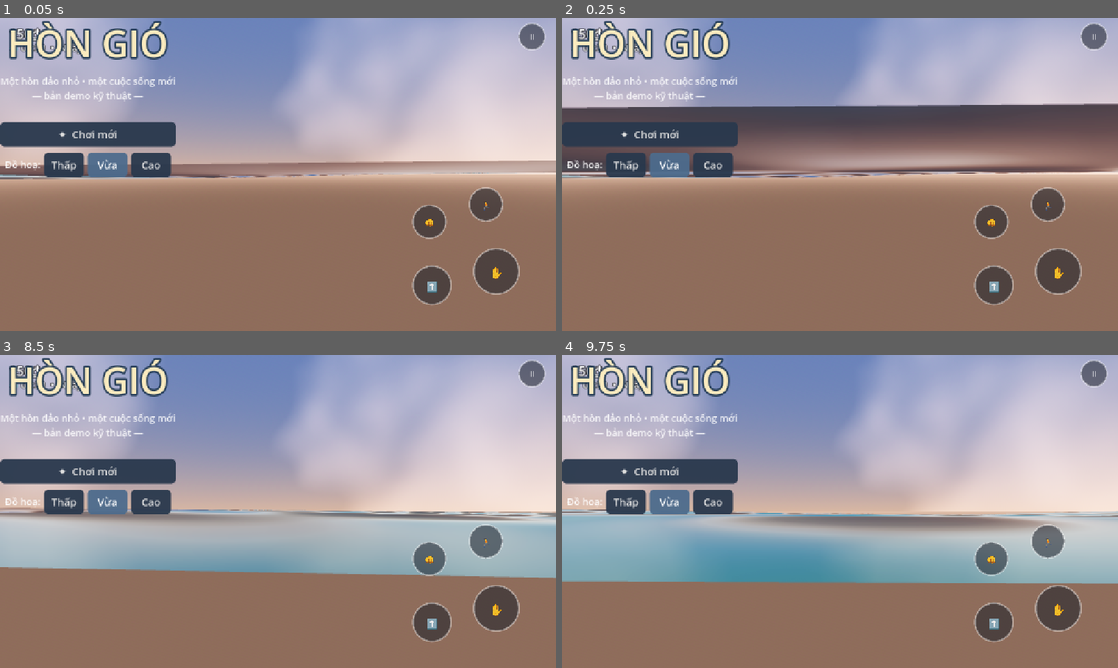
Above: before the commit, frames 1-4 (two rows, left to right).
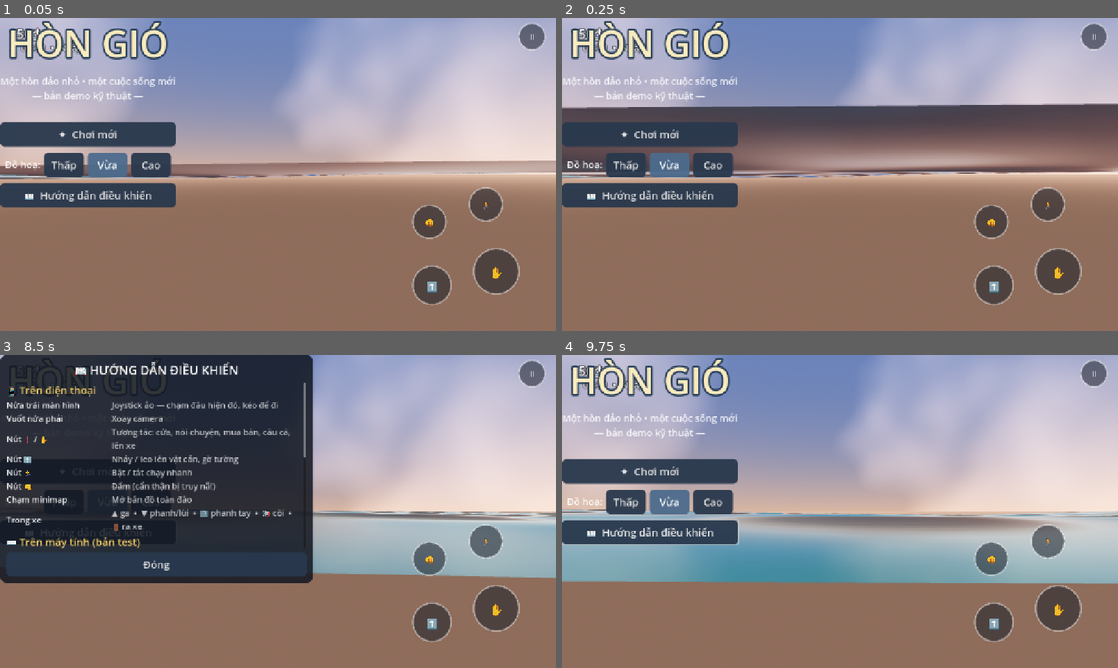
Above: after the commit, the same moments.

Repository: dnganhkiet1206/Game-tu-tao
Game: Godot game, scene res://scenes/main.tscn
Two runs of this game, one before a commit and one after it. Both use one fixed random seed, a clock stepped at 60 frames per second and the inputs below.
Inputs (mouse positions are in pixels of both pictures, inside the frame that each line leads up to):
- Up to frame 1 (0.05 s): no input
- Up to frame 2 (0.25 s): no input
- Up to frame 3 (8.5 s): click (88, 533) at 0.5 s, where only the run after the commit has a clickable "📖 Hướng dẫn điều khiển"; click (155, 564) at 1.25 s, where only the run after the commit has a clickable "Đóng"; drag from (122, 533) to (333, 442) at 2.02 s; drag from (494, 608) to (250, 574) at 2.77 s; move the mouse to (433, 621) at 3.52 s; hold D (move_right) 3.53-4.25 s; tap E (interact) at 3.6, 6.6 s; click (433, 621) at 3.67 s; drag from (483, 539) to (111, 464) at 4.27 s; drag from (428, 558) to (305, 511) at 5.02 s; drag from (533, 373) to (194, 433) at 5.77 s; move the mouse to (305, 511) at 6.52 s; hold S (move_back) 6.53-7.25 s; click (305, 511) at 6.67 s; tap M (map) at 7.15 s; drag from (194, 433) to (166, 527) at 7.27 s; move the mouse to (400, 495) at 8.02 s; hold W (move_forward) from 8.03 s (still down); tap F (attack) at 8.1 s; tap Space (jump) at 8.27 s
- Up to frame 4 (9.75 s): tap Escape (pause) at 8.65 s; release W (move_forward) at 8.75 s; drag from (728, 527) to (812, 574) at 8.77 s; move the mouse to (895, 442) at 9.52 s; hold S (move_back) from 9.53 s (still down); tap E (interact) at 9.6 s

The runs differ from the first frame. In frame 1, 2.5% of the frame differs, in the area x 0-32%, y 52-61%; in frame 2, 2.5%; in frame 3, 41%, in the area x 0-57%, y 0-73%; in frame 4, 2.5%.

Commit message:
In-game controls guide in title & pause menus
New "Huong dan dieu khien" screen reachable from both the title screen
and the pause menu (next to the graphics setting): touch controls,
PC test keys and quick gameplay tips, in a scrollable modal overlay.
Esc closes it first (topmost overlay) before falling through to the
other panels. README points at the in-game guide.

Co-Authored-By: Claude Fable 5 <noreply@anthropic.com>
Claude-Session: https://claude.ai/code/session_01QMeMcEGnZQhJVwuxxTSmAc

Diff:
--- a/src/ui/hud.gd
+++ b/src/ui/hud.gd
@@ -358,7 +358,9 @@
 	if Input.is_action_just_pressed("map") and not menus.any_open() and not shop_panel.visible:
 		toggle_big_map()
 	if Input.is_action_just_pressed("pause"):
-		if big_map.visible:
+		if menus.is_help_open():
+			menus.close_help()  # topmost overlay closes first
+		elif big_map.visible:
 			big_map.close()
 		elif shop_panel.visible:
 			shop_panel.close_panel()
--- a/src/ui/menus.gd
+++ b/src/ui/menus.gd
@@ -1,12 +1,13 @@
 class_name Menus
 extends Control
-## Title screen, pause menu and the house-upgrade dialog.
+## Title screen, pause menu, the house-upgrade dialog and the controls guide.
 
 signal start_requested(load_save: bool)
 
 var _main_menu: Control
 var _pause_menu: Control
 var _upgrade_menu: Control
+var _help_menu: Control
 var _quality_rows: Array[HBoxContainer] = []
 
 
@@ -17,10 +18,12 @@
 	_build_main_menu()
 	_build_pause_menu()
 	_build_upgrade_menu()
+	_build_help_menu()  # built last so it overlays the menu that opened it
 
 
 func any_open() -> bool:
-	return _main_menu.visible or _pause_menu.visible or _upgrade_menu.visible
+	return _main_menu.visible or _pause_menu.visible or _upgrade_menu.visible \
+		or _help_menu.visible
 
 
 func is_pause_open() -> bool:
@@ -29,6 +32,10 @@
 
 func is_upgrade_open() -> bool:
 	return _upgrade_menu.visible
+
+
+func is_help_open() -> bool:
+	return _help_menu.visible
 
 
 func _hud() -> Hud:
@@ -88,6 +95,7 @@
 	box.add_child(new_btn)
 
 	box.add_child(_quality_row())
+	box.add_child(_help_button())
 
 
 func _spacer(height: float) -> Control:
@@ -135,6 +143,124 @@
 				(child as Button).button_pressed = child.get_meta("quality") == Game.quality
 
 
+# --- controls guide ----------------------------------------------------------------
+
+func _help_button() -> Button:
+	var btn := Button.new()
+	btn.text = "📖  Hướng dẫn điều khiển"
+	btn.custom_minimum_size = Vector2(320, 48)
+	btn.pressed.connect(open_help)
+	return btn
+
+
+## Two-column cheat sheet: touch controls (the real target) + PC test keys.
+## Opened from the title screen or the pause menu, so the game is already
+## paused and input-blocked — this is a pure overlay on top.
+func _build_help_menu() -> void:
+	_help_menu = Control.new()
+	_help_menu.set_anchors_preset(Control.PRESET_FULL_RECT)
+	_help_menu.visible = false
+	add_child(_help_menu)
+
+	var dim := ColorRect.new()
+	dim.color = Color(0, 0, 0, 0.6)
+	dim.set_anchors_preset(Control.PRESET_FULL_RECT)
+	_help_menu.add_child(dim)
+
+	var center := CenterContainer.new()
+	center.set_anchors_preset(Control.PRESET_FULL_RECT)
+	_help_menu.add_child(center)
+	var panel := PanelContainer.new()
+	panel.custom_minimum_size = Vector2(720, 0)
+	center.add_child(panel)
+	var box := VBoxContainer.new()
+	box.add_theme_constant_override("separation", 10)
+	panel.add_child(box)
+
+	var title := Label.new()
+	title.text = "📖 HƯỚNG DẪN ĐIỀU KHIỂN"
+	title.horizontal_alignment = HORIZONTAL_ALIGNMENT_CENTER
+	title.add_theme_font_size_override("font_size", 28)
+	box.add_child(title)
+
+	var scroll := ScrollContainer.new()
+	scroll.custom_minimum_size = Vector2(680, 380)
+	scroll.size_flags_vertical = Control.SIZE_EXPAND_FILL
+	box.add_child(scroll)
+	var rows := VBoxContainer.new()
+	rows.size_flags_horizontal = Control.SIZE_EXPAND_FILL
+	rows.add_theme_constant_override("separation", 4)
+	scroll.add_child(rows)
+
+	_help_header(rows, "📱 Trên điện thoại")
+	_help_row(rows, "Nửa trái màn hình", "Joystick ảo — chạm đâu hiện đó, kéo để đi")
+	_help_row(rows, "Vuốt nửa phải", "Xoay camera")
+	_help_row(rows, "Nút ❗ / ✋", "Tương tác: cửa, nói chuyện, mua bán, câu cá, lên xe")
+	_help_row(rows, "Nút ⬆", "Nhảy / leo lên vật cản, gờ tường")
+	_help_row(rows, "Nút 🏃", "Bật / tắt chạy nhanh")
+	_help_row(rows, "Nút 👊", "Đấm (cẩn thận bị truy nã!)")
+	_help_row(rows, "Chạm minimap", "Mở bản đồ toàn đảo")
+	_help_row(rows, "Trong xe", "▲ ga  •  ▼ phanh/lùi  •  🅿 phanh tay  •  📢 còi  •  🚪 ra xe")
+
+	_help_header(rows, "⌨️ Trên máy tính (bản test)")
+	_help_row(rows, "W A S D / mũi tên", "Di chuyển — trong xe: W ga, S lùi, A-D lái")
+	_help_row(rows, "Space", "Nhảy / leo — trong xe: phanh tay")
+	_help_row(rows, "Shift", "Chạy nhanh")
+	_help_row(rows, "E", "Tương tác / ra xe")
+	_help_row(rows, "F", "Đấm")
+	_help_row(rows, "H", "Còi xe")
+	_help_row(rows, "Kéo chuột nửa phải", "Xoay camera")
+	_help_row(rows, "M", "Bản đồ toàn đảo")
+	_help_row(rows, "Esc", "Tạm dừng / đóng bảng đang mở")
+
+	_help_header(rows, "💡 Mẹo nhanh")
+	_help_row(rows, "Ngủ sau 19:00", "Lưu game và sang ngày mới (giường nhà bạn)")
+	_help_row(rows, "Hết xăng", "Đổ ở trạm xăng, hoặc lấy can dự phòng trong cốp xe")
+	_help_row(rows, "Bị truy nã ⭐", "Chạy trốn đủ lâu, nộp phạt ở trạm cảnh sát — hoặc bơi ra biển")
+
+	var close := Button.new()
+	close.text = "Đóng"
+	close.pressed.connect(close_help)
+	box.add_child(close)
+
+
+func _help_header(parent: VBoxContainer, text: String) -> void:
+	var label := Label.new()
+	label.text = text
+	label.add_theme_font_size_override("font_size", 24)
+	label.add_theme_color_override("font_color", Color(0.95, 0.8, 0.4))
+	parent.add_child(label)
+
+
+func _help_row(parent: VBoxContainer, control_name: String, effect: String) -> void:
+	var row := HBoxContainer.new()
+	row.add_theme_constant_override("separation", 12)
+	var left := Label.new()
+	left.text = control_name
+	left.custom_minimum_size = Vector2(230, 0)
+	left.add_theme_font_size_override("font_size", 19)
+	left.add_theme_color_override("font_color", Color(1, 1, 1, 0.95))
+	var right := Label.new()
+	right.text = effect
+	right.autowrap_mode = TextServer.AUTOWRAP_WORD_SMART
+	right.size_flags_horizontal = Control.SIZE_EXPAND_FILL
+	right.add_theme_font_size_override("font_size", 19)
+	right.add_theme_color_override("font_color", Color(1, 1, 1, 0.72))
+	row.add_child(left)
+	row.add_child(right)
+	parent.add_child(row)
+
+
+func open_help() -> void:
+	_help_menu.visible = true
+	Audio.play_ui("click")
+
+
+func close_help() -> void:
+	_help_menu.visible = false
+	Audio.play_ui("click")
+
+
 func open_main(has_save: bool) -> void:
 	_main_menu.visible = true
 	_sync_quality_rows()
@@ -193,6 +319,7 @@
 	box.add_child(save)
 
 	box.add_child(_quality_row())
+	box.add_child(_help_button())
 
 	var stats := Label.new()
 	stats.name = "StatsLabel"
Not shown, changed: README.md
